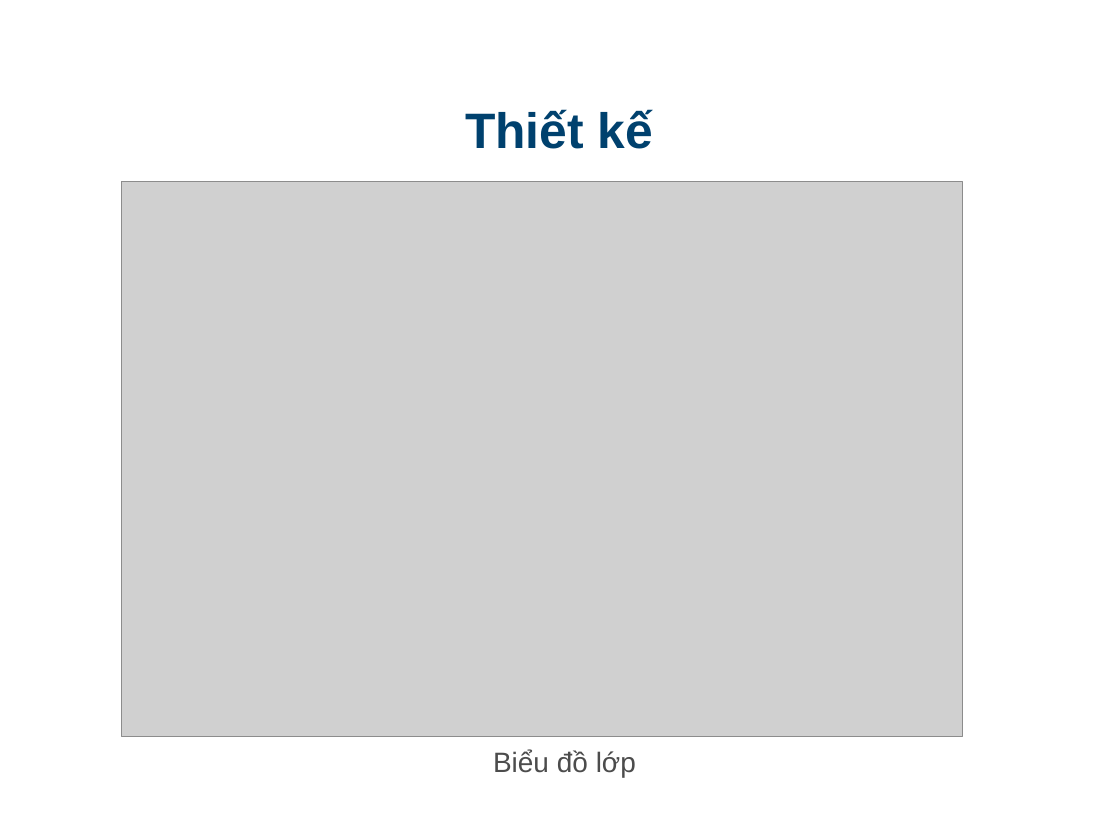
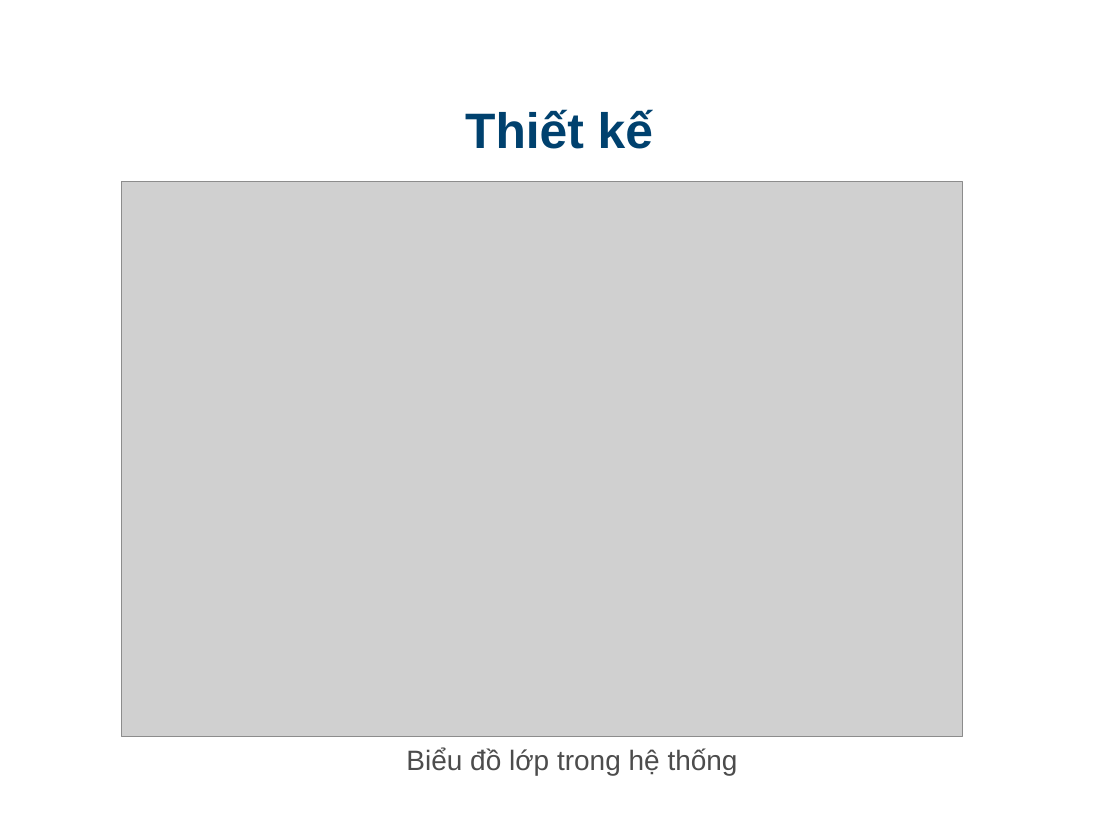
Before and after one commit to truongquangkhai99/DATN-1, a slide deck: slide 8 of src/doc/slide.ppt. Drawn at 1120x840 pixels with LibreOffice and Linux fonts; fonts in the diff are those of the drawing; grey boxes stand for pictures; background and template pictures are left out. Boxes give left, top, right and bottom in pixels: in the first picture for what was removed or moved away, otherwise in the second. Text is boxed around its words. In the diff, an @@ line names an element or a change of style, - is before the commit and + after.

```diff
--- a/src/doc/slide.ppt
+++ b/src/doc/slide.ppt
@@ text at bbox=[406, 748, 738, 775]: text changed @@
-Biểu đồ lớp
+Biểu đồ lớp trong hệ thống
```
Also in this commit, not shown: 2 other slides changed.
